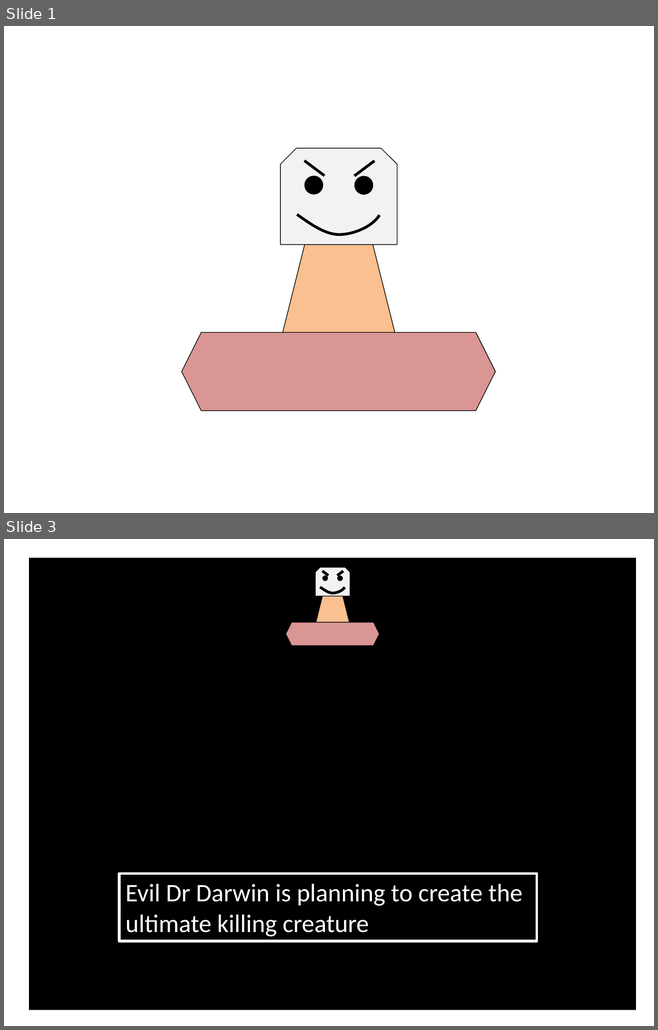
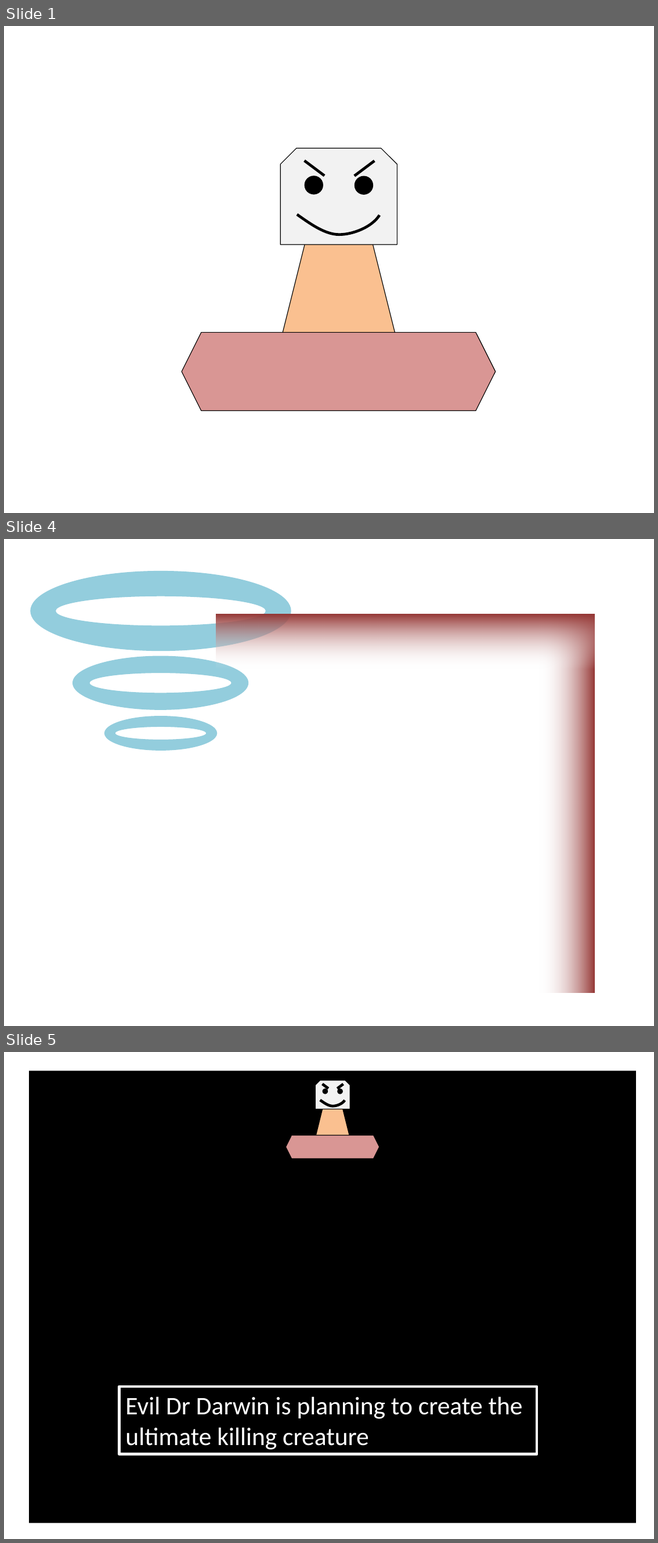
Before and after one commit to cleye/Dr-Darwin, a slide deck: resources/Presentation1.pptx. Shown one above the other, each under a label of ours: slides 1 and 3 before the commit, slides 1, 4 and 5 after it; the slides between them are not shown. The pictures are 658x1030 and 658x1543 pixels, drawn with LibreOffice and Linux fonts; fonts in the diff are those of the drawing. Boxes give left, top, right and bottom in pixels: in the first picture for what was removed or moved away, otherwise in the second. Text is boxed around its words. In the diff, an @@ line names an element or a change of style, - is before the commit and + after.

```diff
--- a/resources/Presentation1.pptx
+++ b/resources/Presentation1.pptx
@@ slide 4 added at <box>4,539,654,1026</box>, background #FFFFFF @@
@@ donut added at <box>31,571,291,651</box>, fill #93CDDD @@
@@ rectangle added at <box>216,614,594,669</box>, fill gradient #FFFFFF to #953735 @@
@@ rectangle added at <box>539,614,594,993</box>, fill gradient #FFFFFF to #953735 @@
@@ donut added at <box>72,656,248,710</box>, fill #93CDDD @@
@@ donut added at <box>104,716,217,750</box>, fill #93CDDD @@
@@ what was slide 3 is now slide 5 @@
```
Also in this commit, not shown: 5 other slides added, 1 slide removed, 14 other files.
